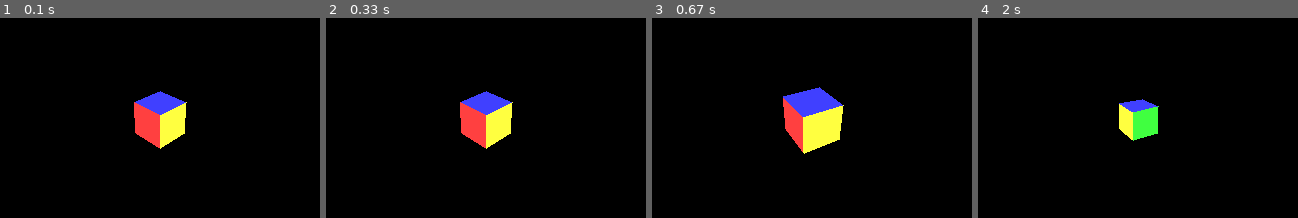
Above: before the commit, frames 1-4 (left to right).
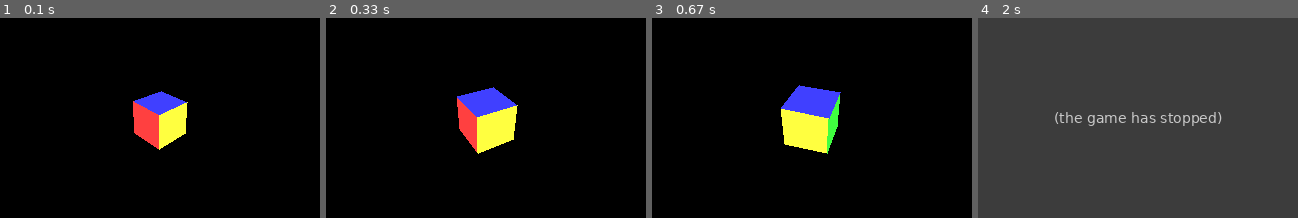
Above: after the commit, the same moments.

Repository: mooinglemur/2RX16
Game: pygame game, started from scripts/pygame-3d-scene.py
The game is run twice, just before and just after one commit, with the same random seed, the same clock (stepped at 60 frames per second) and the same inputs.
Inputs:
- Up to frame 1 (0.1 s): no input
- Up to frame 2 (0.33 s): no input
- Up to frame 3 (0.67 s): hold Right from 0.33 s (still down)
- Up to frame 4 (2 s): release Right at 0.8 s; hold Right 0.83-1.3 s; hold Right 1.33-1.97 s

The runs differ from the first frame. In frame 1, 0.3% of the frame differs, in the area x 41-59%, y 36-66%; in frame 2, 1.7%; in frame 3, 2.7%; in frame 4, 100%, in the area x 0-100%, y 0-100%.
After the commit the program exited at 1.67 s; later frames show no game.

Commit message:
no more keypress needed

Diff:
--- a/scripts/pygame-3d-scene.py
+++ b/scripts/pygame-3d-scene.py
@@ -780,7 +780,8 @@
 f = open("trilist.bin", "wb")
 
 frame_nr = 1
-increment_frame_by = 0
+#increment_frame_by = 0
+increment_frame_by = 1
 max_frame_nr = 100
 
 while running:
@@ -788,9 +789,9 @@
         if event.type == QUIT:
             running = False
 
-        if event.type == pygame.KEYDOWN:
-            if event.key == pygame.K_RIGHT:
-                increment_frame_by = 1
+        #if event.type == pygame.KEYDOWN:
+            #if event.key == pygame.K_RIGHT:
+            #    increment_frame_by = 1
 
     objects = load_vertices_and_faces(frame_nr)
 
